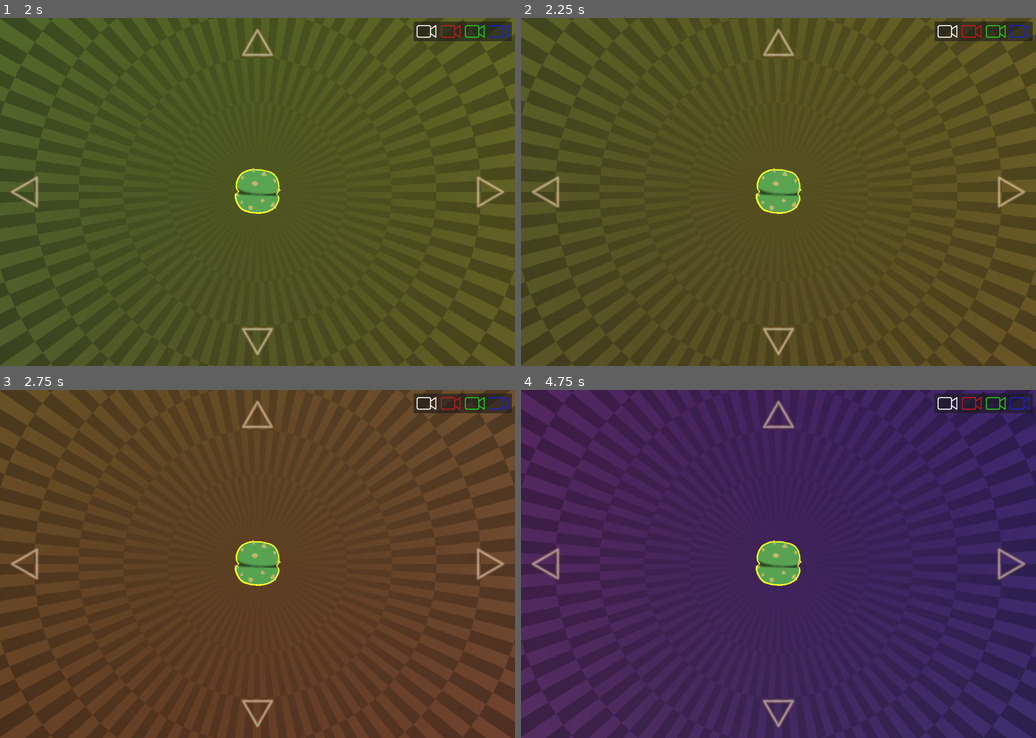
Above: before the commit, frames 1-4 (two rows, left to right).
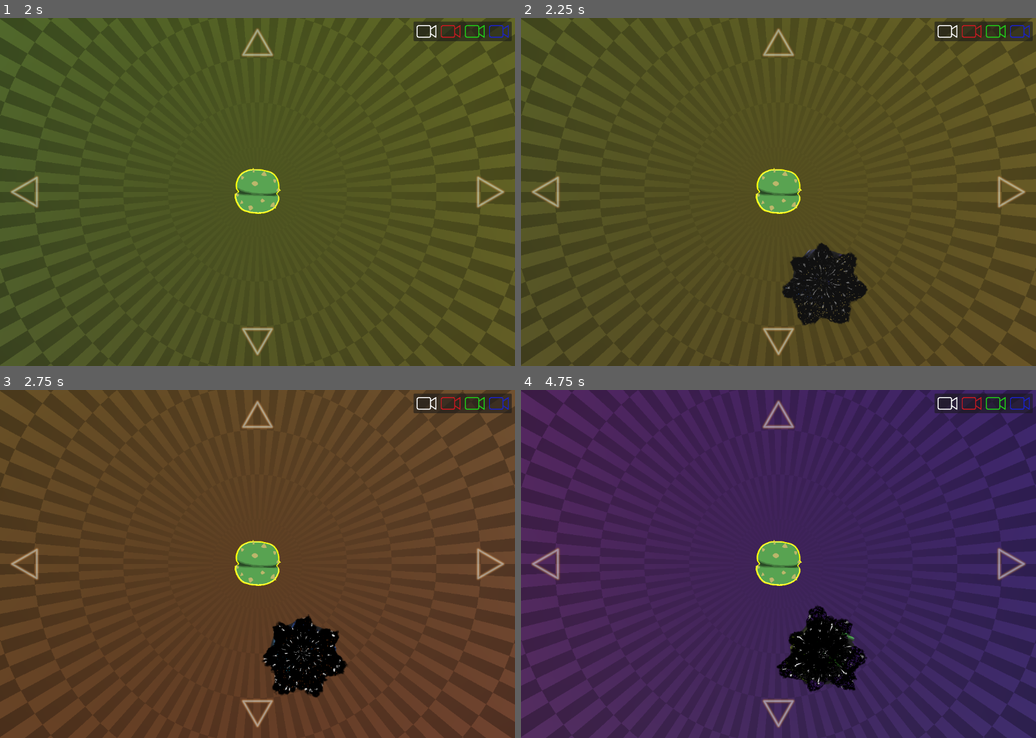
Above: after the commit, the same moments.

Repository: ianstranathan/drookmish
Game: Godot game, scene res://main.tscn
Same seed, same stepped clock (60 frames per second), same inputs: the game is played once before the commit and once after it. The project has no main scene, so this scene is started directly. The engine's default icon, where the game draws it, is replaced by a stand-in: a white triangle on a blue panel in a dark square.
Inputs (mouse positions are in pixels of both pictures, inside the frame that each line leads up to):
- Up to frame 1 (2 s): tap Enter at 0.5 s; move the mouse to (370, 174) at 0.52 s; press the mouse at (370, 174) at 0.53 s; move the mouse to (154, 209) at 1.27 s; release the mouse at (154, 209) at 1.28 s; click (154, 209) at 1.35 s
- Up to frame 2 (2.25 s): tap Space (debug_space) at 2 s; move the mouse to (830, 115) at 2.02 s; press the mouse at (830, 115) at 2.03 s
- Up to frame 3 (2.75 s): no input
- Up to frame 4 (4.75 s): move the mouse to (752, 633) at 2.77 s; release the mouse at (752, 633) at 2.78 s; click (752, 633) at 2.85 s; move the mouse to (933, 616) at 3.52 s; press the mouse at (933, 616) at 3.53 s; tap Space (debug_space) at 4.15 s; move the mouse to (624, 511) at 4.27 s; release the mouse at (624, 511) at 4.28 s; click (624, 511) at 4.35 s

Frame 1 is identical in both runs. In frame 2, 2.5% of the frame differs, in the area x 50-68%, y 64-89%; in frame 3, 2.5%; in frame 4, 2.6%, in the area x 49-68%, y 61-87%.

Commit message:
void mechanic work

Diff:
--- a/HUD/cam_texture_rect.gd
+++ b/HUD/cam_texture_rect.gd
@@ -65,7 +65,7 @@
 	if a_selected_clikmi:
 		if camera_hot_key_fn:
 			var assoc_clikmi = camera_hot_key_fn.call(true)
-			if assoc_clikmi != a_selected_clikmi:
+			if assoc_clikmi != a_selected_clikmi and assoc_clikmi:
 				assoc_clikmi.remove_hotkey_color()
 
 		turn_off_button_cues() # stop vertex shader stuff
--- a/clikmi.gd
+++ b/clikmi.gd
@@ -9,6 +9,12 @@
 
 var cam_rect: TextureRect
 
+#----------------------------
+signal sucked_in
+signal clikmi_freed
+@onready var suck_in_timer: Timer = $SuckInTimer
+@onready var timer_fn = Utils.timers_remaining_time_normalized
+#----------------------------
 enum MoveDirs{
 	IDLE,
 	NORTH,
@@ -53,11 +59,20 @@
 	else:
 		move_state = MoveDirs.IDLE
 
+func _ready():
+	suck_in_timer.timeout.connect(func():
+		emit_signal("sucked_in")
+		emit_signal("clikmi_freed", self)
+		queue_free())
+
 
 func _physics_process(delta):
 	# move the clikmi to it's target location
 	if target_loc:
 		euler_update(delta)
+
+	if !suck_in_timer.is_stopped():
+		anim_player.speed_scale = lerp(1.0, 4.0, timer_fn.call(suck_in_timer))
 
 func stop():
 	dir = Vector2.ZERO
@@ -104,6 +119,10 @@
 		MoveDirs.NORTH_WEST:
 			anim_player.play("walk_north_west")
 
+func start_sucking_in():
+	$SuckInTimer.start()
+	anim_player.play("spin")
+
 func set_dir():
 	var rel_pos = target_loc - global_position
 	var unit_rel_pos :Vector2 = rel_pos.normalized()
--- a/clikmi/clikmi.tscn
+++ b/clikmi/clikmi.tscn
@@ -106,7 +106,7 @@
 [sub_resource type="Animation" id="Animation_3gwon"]
 resource_name = "spin"
 length = 0.8
-loop_mode = 1
+loop_mode = 2
 tracks/0/type = "value"
 tracks/0/imported = false
 tracks/0/enabled = true
@@ -523,3 +523,7 @@
 libraries = {
 "": SubResource("AnimationLibrary_sqb7d")
 }
+
+[node name="SuckInTimer" type="Timer" parent="."]
+wait_time = 3.0
+one_shot = true
--- /dev/null
+++ b/clikmi_container.gd
@@ -0,0 +1,7 @@
+extends Node2D
+
+signal clikmi_freed( a_clikmi )
+
+func add_clikmi(a_clikmi):
+	add_child( a_clikmi )
+	a_clikmi.clikmi_freed.connect( func(_a_clikmi): emit_signal("clikmi_freed", _a_clikmi))
--- a/clikmi_maker/mining_resource.gd
+++ b/clikmi_maker/mining_resource.gd
@@ -98,7 +98,7 @@
 
 func on_open_timer_timeout() -> void:
 	var a_clikmi = clikmi_scene.instantiate()
-	clikmi_container.add_child( a_clikmi)
+	clikmi_container.add_clikmi( a_clikmi)
 	anim_player.pause()
 	$ResourceCollectionTimer.start()
 
--- a/main.gd
+++ b/main.gd
@@ -15,13 +15,18 @@
 	mouse_area.clikmi_selected.connect(func(a_clikmi: Area2D): selected_clikmi = a_clikmi)
 	mouse_area.clikmi_moved.connect( func(): selected_clikmi = null)
 	mouse_area.selection_disabled.connect( func(): selected_clikmi = null)
-
+	# ---------------------------------
 	$bg.scale = stage_dimensions / Vector2($bg.texture.get_size())
-
+	# ---------------------------------
+	$clikmi_container.connect("clikmi_freed", func(a_clikmi):
+		if a_clikmi == selected_clikmi:
+			mouse_area.disable_selection())
+	# ---------------------------------
 	$Camera2D.set_stage_limits( stage_dimensions )
-
+	# ---------------------------------
 	$void_hole_manager.void_hole_made.connect( func( call_back_fn ): call_back_fn.call(stage_dimensions))
 
+	# ---------------------------------
 	$HUD.navigation_arrow_was_clicked.connect(func(dir_str: String): $Camera2D.move( dir_str ) )
 	$HUD.cam_icon_selected.connect(func( fn: Callable ): fn.call( selected_clikmi ) )
 	$HUD.camera_hotkey_pressed.connect(func(loc: Vector2):$Camera2D.jump_to_hotkey_loc(loc))
--- a/main.tscn
+++ b/main.tscn
@@ -7,6 +7,7 @@
 [ext_resource type="PackedScene" uid="uid://7t8eyopxkiff" path="res://void_hole_manager/void_hole_manager.tscn" id="4_vy07f"]
 [ext_resource type="Script" path="res://mouse_area2d.gd" id="5_g62i5"]
 [ext_resource type="PackedScene" uid="uid://by2nolvl3kja2" path="res://HUD/game_ui.tscn" id="8_1di1c"]
+[ext_resource type="Script" path="res://clikmi_container.gd" id="8_vsmvu"]
 [ext_resource type="PackedScene" uid="uid://b0ll233yvhnqu" path="res://clikmi_maker/mining_resource.tscn" id="9_wl4va"]
 [ext_resource type="PackedScene" uid="uid://c36tkrjiatwve" path="res://selection_bg.tscn" id="10_4hpho"]
 
@@ -40,10 +41,10 @@
 [node name="SelectionBg" parent="mouse_container" instance=ExtResource("10_4hpho")]
 scale = Vector2(0.66, 0.66)
 
+[node name="void_hole_manager" parent="." instance=ExtResource("4_vy07f")]
+
 [node name="clikmi_container" type="Node2D" parent="."]
-
-[node name="void_hole_manager" parent="." node_paths=PackedStringArray("camera") instance=ExtResource("4_vy07f")]
-camera = NodePath("../Camera2D")
+script = ExtResource("8_vsmvu")
 
 [node name="Camera2D" type="Camera2D" parent="."]
 script = ExtResource("2_74s40")
--- a/project.godot
+++ b/project.godot
@@ -13,6 +13,10 @@
 config/name="clikmi"
 config/features=PackedStringArray("4.2", "Forward Plus")
 config/icon="res://icon.svg"
+
+[autoload]
+
+Utils="*res://singletons/utils.gd"
 
 [display]
 
--- /dev/null
+++ b/singletons/utils.gd
@@ -0,0 +1,6 @@
+extends Node
+
+
+func timers_remaining_time_normalized(timer: Timer):
+	if !timer.is_stopped():
+		return (timer.wait_time - timer.time_left) / timer.wait_time
--- a/void_hole/void_hole.gd
+++ b/void_hole/void_hole.gd
@@ -4,47 +4,63 @@
 @onready var void_sprite = $VoidSprite
 @onready var visual_cue_sprite = $VisualCueSprite
 @onready var visual_cue_timer: Timer = $VisualCueTimer
+@onready var duration_timer: Timer = $DurationTimer
 
-signal void_hole_finished( arr_of_clikmis, this_void_hole)
 
-var camera: Camera2D
+@onready var timer_fn: Callable = Utils.timers_remaining_time_normalized
+
+var sucked_in_clikmis = 0
 
 func _ready():
-	#$VoidSprite.visible = false
-	$DurationTimer.timeout.connect( end_void )
-	$StartTimer.timeout.connect( end_start )
+	#void_sprite.visible = false
+	duration_timer.timeout.connect( end_void )
+	visual_cue_timer.timeout.connect( start_void )
 	void_sprite.material.set_shader_parameter("swirl_dist_normal", 0.0) # in case I forget to clear it
+	visual_cue_timer.timeout.connect(func(): start_void())
+	visual_cue_timer.start()
+
+func start_void():
+	#void_sprite.visible = true
+	visual_cue_sprite.visible = false
+	$CollisionShape2D.set_deferred("disabled", false)
+	duration_timer.start()
+
+func end_void():
+	suck_in_clikmis()
+
+func _physics_process(delta):
+	if !visual_cue_timer.is_stopped():
+		var t = timer_fn.call(visual_cue_timer)
+		visual_cue_sprite.material.set_shader_parameter("t",  t)
+
+	if !duration_timer.is_stopped():
+		#var t = timer_fn.call(duration_timer)
+		void_sprite.material.set_shader_parameter("swirl_dist_normal",  timer_fn.call(duration_timer))
 
 
-func start_void():
-	$StartTimer.start()
+func suck_in_clikmis():
+	var arr_of_clikmis = get_overlapping_areas().filter( func(x): return x is Clikmi)
+	if arr_of_clikmis.size() > 0:
+	# closure around the arr_of_clikmis to check for queuing free
+		arr_of_clikmis.map( func(x):
+			x.sucked_in.connect( sucked_in_callback(arr_of_clikmis) )
+			x.start_sucking_in())
+	else:
+		evaporate()
 
+# -- this is a function that can do cool stuff if the clikmi is sucked in
+func sucked_in_callback( arr: Array):
+	return func():
+		sucked_in_clikmis += 1
+		if sucked_in_clikmis == arr.size():
+			evaporate()
 
-func _physics_process(delta):
-	# this is the offset in world space for the screen reading shader
-	# if the visual cue is still running:
-	if !visual_cue_timer.is_stopped():
-		visual_cue_sprite.material.set_shader_parameter("cam_offset",  global_position - camera.global_position)
-	if !$StartTimer.is_stopped():
-		var normalized_t = ($StartTimer.wait_time - $StartTimer.time_left) / $StartTimer.wait_time
-		visual_cue_sprite.material.set_shader_parameter("t", normalized_t)
-
-	if !$DurationTimer.is_stopped():
-		var normalized_t = ($DurationTimer.wait_time - $DurationTimer.time_left) / $DurationTimer.wait_time
-		void_sprite.material.set_shader_parameter("swirl_dist_normal", normalized_t)
-
-func end_start():
-	visual_cue_sprite.visible = false
-	visual_cue_sprite.material.set_shader_parameter("t", 0.0)
-	# start the duration timer and turn on void sprite
-	$DurationTimer.start()
-	void_sprite.visible = true
-
-
-func end_void():
-	emit_signal("void_hole_finished", get_overlapping_areas().map( func(x): x is Clikmi), self)
+func evaporate():
+	# probably some particle effect or something
+	queue_free()
 
 
 func set_size(_scale: float):
 	$CollisionShape2D.shape.radius *= _scale
 	$VoidSprite.scale = _scale
+	$VisualCueSprite.scale = _scale
--- a/void_hole/void_hole.tscn
+++ b/void_hole/void_hole.tscn
@@ -16,7 +16,7 @@
 
 [sub_resource type="ShaderMaterial" id="ShaderMaterial_hup3u"]
 shader = ExtResource("1_i2epx")
-shader_parameter/swirl_dist_normal = 1.0
+shader_parameter/swirl_dist_normal = 0.0
 shader_parameter/noise_tex = SubResource("NoiseTexture2D_u6vnu")
 
 [sub_resource type="FastNoiseLite" id="FastNoiseLite_vul81"]
@@ -27,15 +27,15 @@
 
 [sub_resource type="ShaderMaterial" id="ShaderMaterial_mvlxa"]
 shader = ExtResource("4_voib2")
-shader_parameter/cam_offset = null
+shader_parameter/t = null
 shader_parameter/noise_tex = SubResource("NoiseTexture2D_qyf6o")
 
 [node name="VoidHole" type="Area2D"]
-position = Vector2(362, 252)
 script = ExtResource("1_aa4ja")
 
 [node name="CollisionShape2D" type="CollisionShape2D" parent="."]
 shape = SubResource("CircleShape2D_blyxv")
+disabled = true
 
 [node name="VoidSprite" type="Sprite2D" parent="."]
 material = SubResource("ShaderMaterial_hup3u")
@@ -43,13 +43,14 @@
 texture = ExtResource("2_kxjkr")
 
 [node name="DurationTimer" type="Timer" parent="."]
+wait_time = 10.0
+one_shot = true
 
 [node name="VisualCueSprite" type="Sprite2D" parent="."]
 material = SubResource("ShaderMaterial_mvlxa")
-position = Vector2(214, 137)
-scale = Vector2(9, 6.08)
+scale = Vector2(2, 2)
 texture = ExtResource("2_kxjkr")
 
-[node name="StartTimer" type="Timer" parent="."]
-
 [node name="VisualCueTimer" type="Timer" parent="."]
+wait_time = 10.0
+one_shot = true
--- a/void_hole/void_hole_visual_cue.gdshader
+++ b/void_hole/void_hole_visual_cue.gdshader
@@ -2,34 +2,55 @@
 
 uniform sampler2D screen_texture : hint_screen_texture, repeat_disable, filter_nearest;
 uniform sampler2D noise_tex: repeat_enable;
-uniform vec2 cam_offset;
+
+uniform float t;
+
+mat2 rot(float a) {
+	float s=sin(a), c=cos(a);
+    return mat2(vec2(c,-s), vec2(s,c));
+}
 
 void fragment() {
-	vec2 resolution = 1. / SCREEN_PIXEL_SIZE; // vec2(1152., 778.);//
-	vec2 half_res = 0.5 * resolution;
+	vec2 uv = 2. * UV - 1.;
+	uv = rot(0.2 * TIME) * uv;
+	vec2 polar = vec2(length(uv), atan(uv.y, uv.x));
+	vec4 polar_noise_sample = texture(noise_tex, polar+ vec2(0.3 * TIME, 0.));
 
-	//vec2 dummy_pos =  vec2(362.0, 252.0); // offset calc will be on CPU
-	//vec2 uv_pos = (dummy_pos - half_res) / half_res;
-	vec2 uv_pos = cam_offset /  half_res;
-	uv_pos.x *= resolution.x / resolution.y;
+	vec4 noise = texture(noise_tex, 1.5 * (UV + 0.05 * TIME));
+	vec4 noise_2 = texture(noise_tex, 0.5 * (UV - 0.05 * TIME));
+	float nn = (noise_2 * noise).r;
 
-	vec2 screen_uv = 2. * SCREEN_UV - 1.;
-	screen_uv.x *= resolution.x / resolution.y;
+	float circle_dist_1 = 0.2 * cos(2.0 *  polar.y - 0.1 * TIME) * sin(5.0 * polar.y - 0.2 * TIME);
+	float circle_dist_2 = 0.2 * cos(4.0 *  polar.y + 0.2 * TIME) * sin(3.0 * polar.y - 0.1 * TIME);
+	float circ = mix(circle_dist_1, circle_dist_2, 0.5 + sin(TIME)/ 2.);
 
-	vec2 noise_sample_uv = screen_uv - uv_pos;
-	vec2 screen_polar = vec2( length(noise_sample_uv), atan(noise_sample_uv.y, noise_sample_uv.x));
-	vec4 noise_sample = texture(noise_tex, screen_polar +  vec2(0.3 * TIME, 0.));
-	float v = smoothstep(0.3, 0.33, length(screen_uv - uv_pos));
-	COLOR = vec4(noise_sample.xyz, v);
+	float mask = 1. - smoothstep(0.7, 0.75, circ + polar.x + 0.1 * nn + 0.1 * polar_noise_sample.r);
+
+	float polar_nn = smoothstep( 1., 1.5, cos(t * TIME) * 2. * polar_noise_sample.x * polar_noise_sample.x);
+
+	vec4 screen_tex_sample = texture(screen_texture, SCREEN_UV + 0.1 * 2. * sin(0.6 * TIME) * nn - 0.5 *  3. * cos(0.7* TIME) * polar_nn) * mask;
+	vec3 col = screen_tex_sample.xyz * mask;
+
+	col += polar_nn * (sin(20. * t)) + 0.1 * cos(40. * t);
+	COLOR = vec4(col, mask);
 }
-//vec2 uv_pos = (dummy_pos - half_res) / half_res;
+
+//void fragment() {
+	//vec2 resolution = 1. / SCREEN_PIXEL_SIZE; // vec2(1152., 778.);//
+	//vec2 half_res = 0.5 * resolution;
+	////
+	//vec2 uv_pos = cam_offset /  half_res;
 	//uv_pos.x *= resolution.x / resolution.y;
-	//
+	////
 	//vec2 screen_uv = 2. * SCREEN_UV - 1.;
 	//screen_uv.x *= resolution.x / resolution.y;
-	//
+	////
 	//vec2 noise_sample_uv = screen_uv - uv_pos;
 	//vec2 screen_polar = vec2( length(noise_sample_uv), atan(noise_sample_uv.y, noise_sample_uv.x));
 	//vec4 noise_sample = texture(noise_tex, screen_polar +  vec2(0.3 * TIME, 0.));
-	//float v = smoothstep(0.3, 0.33, length(screen_uv - uv_pos));
-	//COLOR = vec4(noise_sample.xyz, v);
+	//vec4 screen_sample = textureLod(screen_texture, SCREEN_UV + 0.1 * noise_sample.r, 0.0);
+	//float v = smoothstep(0.2, 0.23 + 0.1 * noise_sample.r, length(screen_uv - uv_pos));
+	//
+	////
+	//COLOR = vec4(screen_sample.xyz, 1. - v);
+//}
--- a/void_hole_manager.gd
+++ b/void_hole_manager.gd
@@ -1,6 +1,5 @@
 extends Node2D
 
-@export var camera: Camera2D
 @export var void_hole_scene: PackedScene
 
 var number_of_void_holes = 1.0
@@ -8,18 +7,19 @@
 
 signal void_hole_made( a_void_hole, half_percentage_of_map, y_sign, x_sign)
 
-
 func make_void_hole() -> void:
 	var void_hole = void_hole_scene.instantiate()
-	void_hole.void_hole_finished.connect( func(): pass )
 	add_child( void_hole )
-	void_hole.camera = camera # give reference to the game's camera to do post processing shader for visual cue
-	emit_signal("void_hole_made", place_void_hole(void_hole))
+	void_hole.global_position = Vector2(100, 200)
 
-#func _physics_process(delta):
-	#if Input.is_action_just_pressed("select"):
-		#make_void_hole()
+	#emit_signal("void_hole_made", place_void_hole(void_hole))
 
+func _physics_process(delta):
+	if Input.is_action_just_pressed("debug_space"):
+		make_void_hole()
+
+# callback to set the void hold s.t it's not on maker
+# & void hole is on map dimensions
 func place_void_hole(void_hole: Area2D) -> Callable:
 	return func( dimensions: Vector2 ):
 		var y_is_neg_or_positive = 1.0 if rng.randf() < 0.5 else -1.0
Not shown: 1 places in main.tscn that only renumber resources
